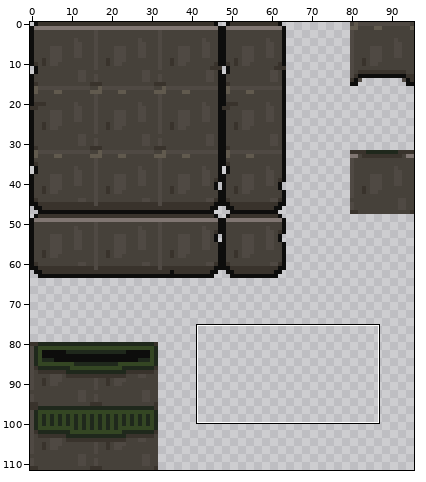
A sprite sheet gets an edit: Assets/Art/Sprites/concrete_fg_tiles 1.png. The picture above shows the old version from afar; the outline marks the close-up.
Close-up. First the earlier version:
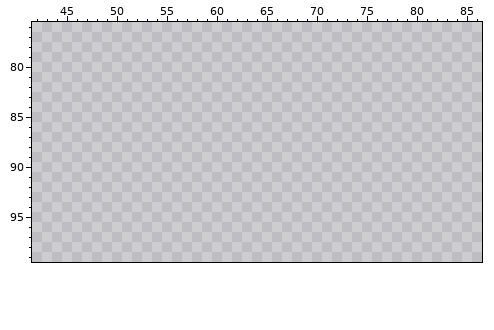
The file is 96x112 pixels. Shown: x 42..86, y 76..99.
After:
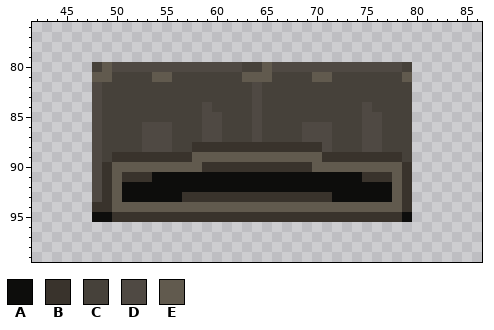
Palette (. is transparent): A #0d0d0c  B #39332c  C #46413a  D #4f4943  E #615a4e
What changed:
@@ x 42..86 @@
  79 .............................................
- 80 .............................................
- 81 .............................................
- 82 .............................................
- 83 .............................................
- 84 .............................................
- 85 .............................................
- 86 .............................................
- 87 .............................................
- 88 .............................................
- 89 .............................................
- 90 .............................................
- 91 .............................................
- 92 .............................................
- 93 .............................................
- 94 .............................................
- 95 .............................................
+ 80 ......CEDDDDDDDDDDDDDCCEDDDDDDDDDDDDDC.......
+ 81 ......EECCCCEECCCCCCCEEECCCCEECCCCCCCE.......
+ 82 ......DCCCCCCCCCCCCCCCDCCCCCCCCCCCCCCC.......
+ 83 ......DCCCCCCCCCCCCCCCDCCCCCCCCCCCCCCC.......
+ 84 ......DCCCCCCCCCCDCCCCDCCCCCCCCCCDCCCC.......
+ 85 ......DCCCCCCCCCCDDCCCDCCCCCCCCCCDDCCC.......
+ 86 ......DCCCCDDDCCCDDCCCDCCCCDDDCCCDDCCC.......
+ 87 ......DCCCCDDDCCCDDCCCDCCCCDDDCCCDDCCC.......
+ 88 ......DCCCCDDDCCBBBBBBBBBBBBBDCCCDDCCC.......
+ 89 ......DCBBBBBBBBEEEEEEEEEEEEEBBBBBBBBC.......
+ 90 ......DBEEEEEEEEEBBBBBBBBBBBEEEEEEEEEB.......
+ 91 ......DBEBBBAAAAAAAAAAAAAAAAAAAAABBBEB.......
+ 92 ......DBEAAAAAAAAAAAAAAAAAAAAAAAAAAAEB.......
+ 93 ......DBEAAAAAABBBBBBBBBBBBBBBAAAAAAEB.......
+ 94 ......BBEEEEEEEEEEEEEEEEEEEEEEEEEEEEEB.......
+ 95 ......AABBBBBBBBBBBBBBBBBBBBBBBBBBBBBA.......
  96 .............................................
Changed places in both close-ups, as pixel boxes (x1, y1, x2, y2):
added: (92, 62, 412, 222)
